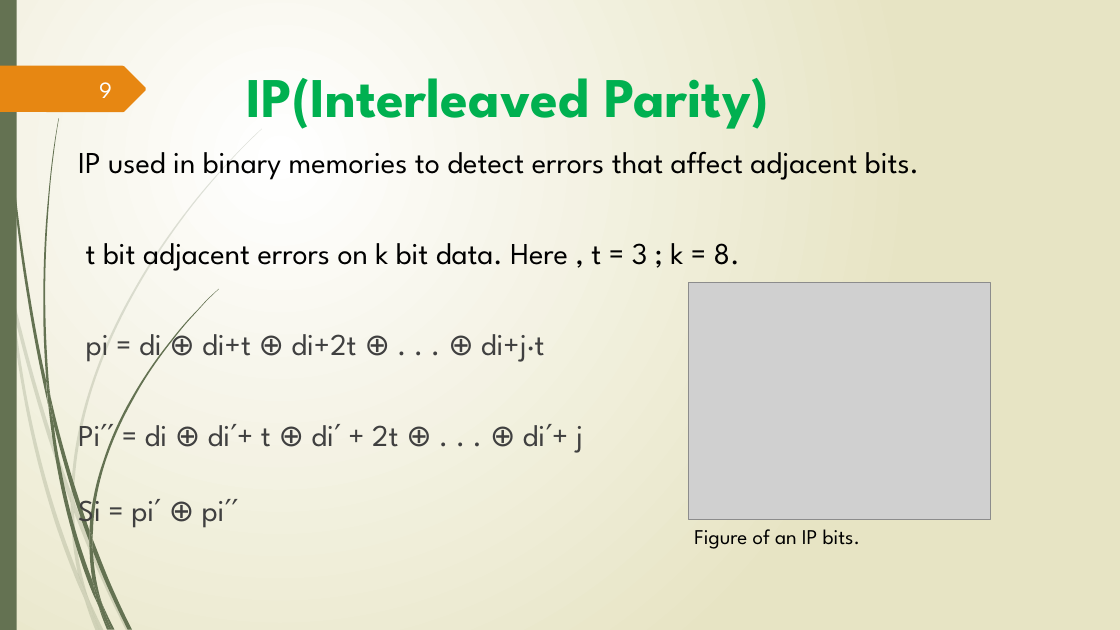
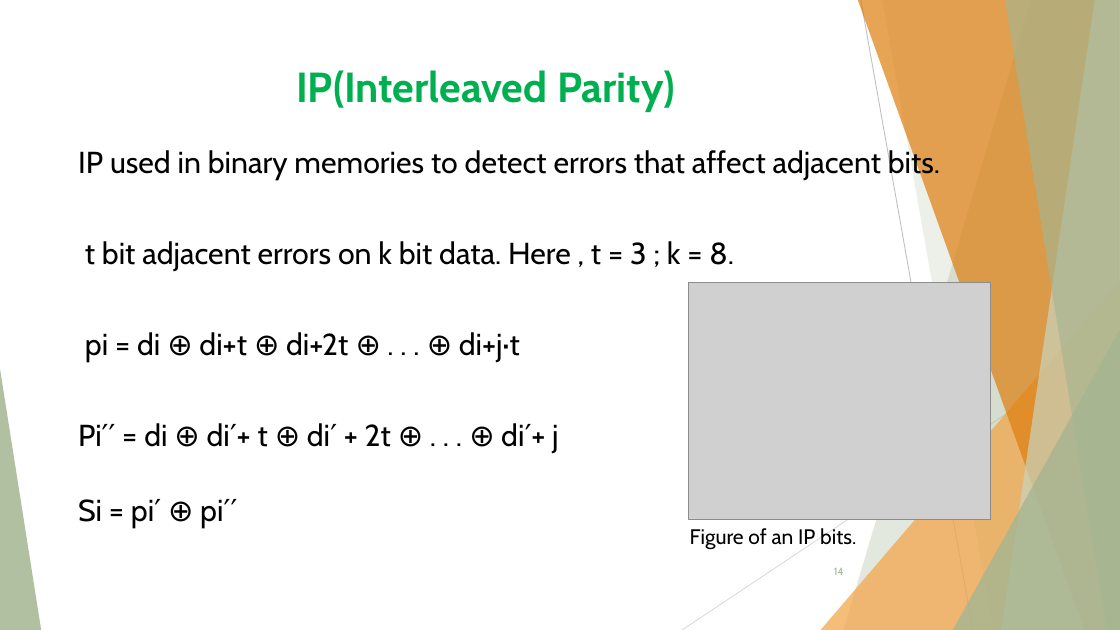
Before and after one commit to Limon49/Thesis, a slide deck: slide 14 of 1607049.pptx (slide 9 before the commit). Drawn at 1120x630 pixels with LibreOffice and Linux fonts; fonts in the diff are those of the drawing; grey boxes stand for pictures. Boxes give left, top, right and bottom in pixels: in the first picture for what was removed or moved away, otherwise in the second. Text is boxed around its words. In the diff, an @@ line names an element or a change of style, - is before the commit and + after.

```diff
--- a/1607049.pptx
+++ b/1607049.pptx
@@ background gradient #FFFFFF to #E8E6C4 to #FFFFFF @@
@@ rectangle removed at (0,0,17,630) @@
@@ title "IP(Interleaved Parity)": place and size @@
-title "IP(Interleaved Parity)" at (247,78,769,129)
+title "IP(Interleaved Parity)" at (296,70,675,112)
@@ title "IP(Interleaved Parity)" at (296,70,675,112): size 48 to 36 pt, font League Spartan to Cabin @@
@@ freeform shape removed at (0,66,146,112) @@
@@ page number removed at (99,82,112,98) @@
-9
@@ text "IP used in binary memories ..." at (78,148,940,528): font League Spartan to Cabin; text colour #404040 to #000000 in "pi = di ⊕ di+t ⊕ di+2t ...", "Pi′′ = di ⊕ di′+ t ⊕ ...", "Si = pi′ ⊕ pi′′" @@
@@ group added at (0,0,1120,630): 5 freeform shapes, 3 triangles, 2 lines @@
@@ text "Figure of an IP bits." at (690,528,856,550): font League Spartan to Cabin @@
@@ page number added at (834,568,844,575), 9 pt, text #A5B592 @@
+14
@@ group removed at (0,129,262,630): 10 freeform shapes @@
@@ group removed at (3,0,218,630): 12 freeform shapes @@
```
Also in this commit, not shown: 13 other slides changed, 7 slides added, 1 slide removed, 4 other files.
